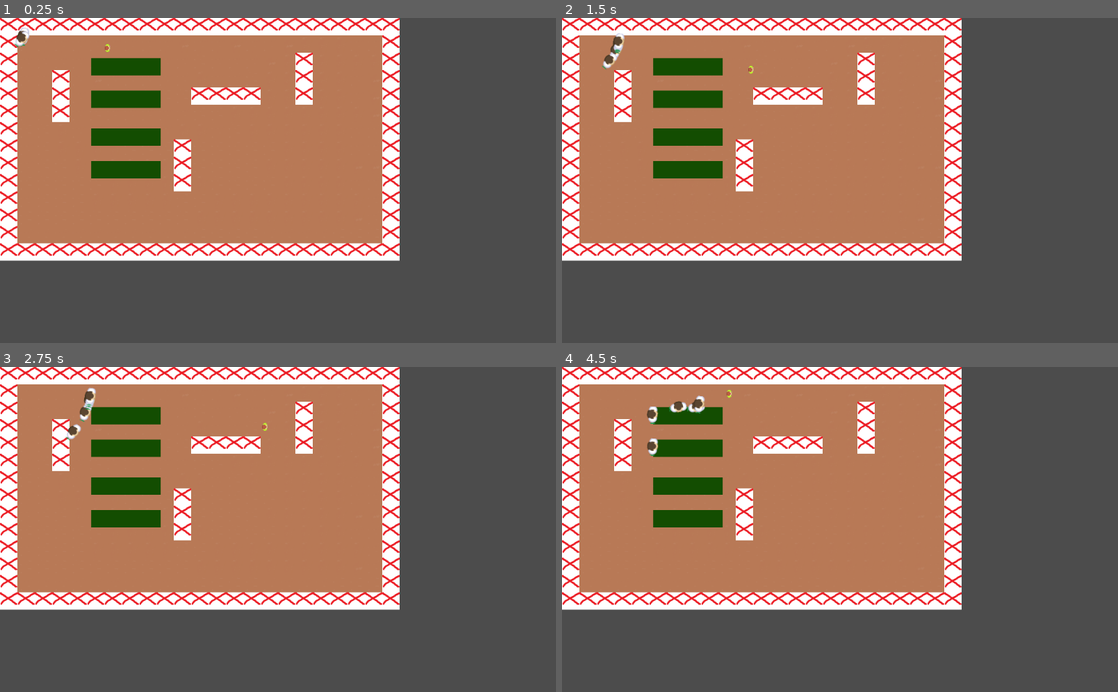
Above: before the commit, frames 1-4 (two rows, left to right).
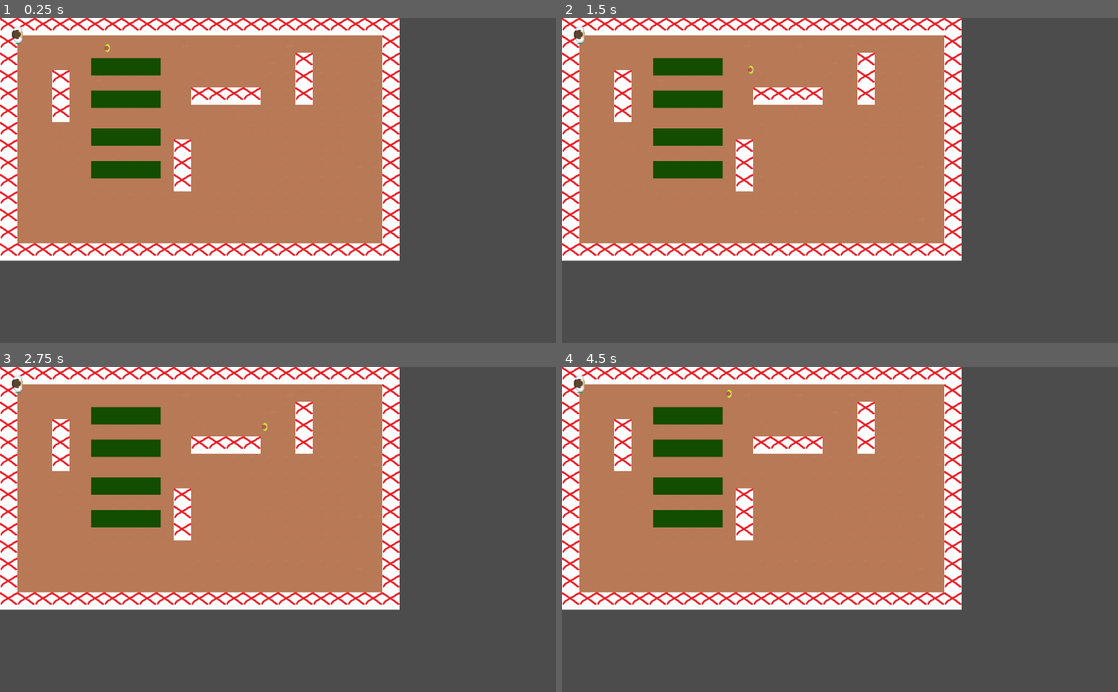
Above: after the commit, the same moments.

Repository: Mezzenstein/beansjam2018
Game: Godot game, scene res://World.tscn
Two runs of this game, one before a commit and one after it. Both use one fixed random seed, a clock stepped at 60 frames per second and the inputs below.
Inputs:
- Up to frame 1 (0.25 s): no input
- Up to frame 2 (1.5 s): hold Right (ui_right) 0.53-1.28 s; hold Down (ui_down) from 1.28 s (still down)
- Up to frame 3 (2.75 s): release Down (ui_down) at 2.03 s; hold Right (ui_right) from 2.03 s (still down)
- Up to frame 4 (4.5 s): release Right (ui_right) at 2.78 s; hold Up (ui_up) 2.78-3.53 s; hold Left (ui_left) from 3.53 s (still down)

The runs differ from the first frame. In frame 1, 0.1% of the frame differs, in the area x 2-6%, y 2-9%; in frame 2, 0.3%; in frame 3, 0.3%; in frame 4, 0.5%, in the area x 2-26%, y 2-28%.

Commit message:
bugfix sitzplatz auswahl

Diff:
--- a/gameobjects/Besucher.gd
+++ b/gameobjects/Besucher.gd
@@ -12,6 +12,7 @@
 func _ready():
 	# Find free Place
 	self.global_position = Vector2(32, 32)
+	setNewTimer()
 
 func _process(delta):
 	if (path.size() > 0):
@@ -39,6 +40,9 @@
 			rotation = (place.global_position - self.global_position).normalized().angle()
 
 func goToNewPlace():
+	if (place != null):
+		place.unblock()
+
 	findFreePlace()
 	setNewTimer()
 
@@ -52,13 +56,12 @@
 	currentPathPosition = 0
 	self.update()
 
-
 func findFreePlace():
 	var places = get_tree().get_nodes_in_group("places_free")
 
-	place = places.pop_front()
+	place = places[randi() % places.size()]
 
-	if (place != null):
+	if place != null:
 		place.block()
 
 # Random Timer
